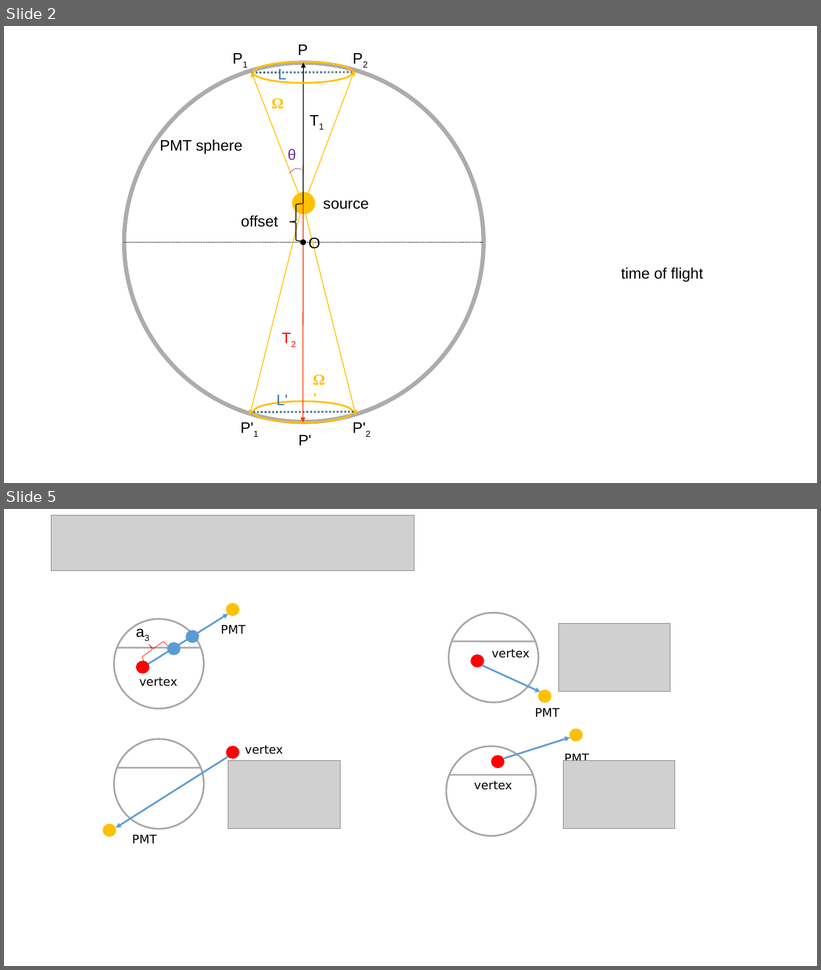
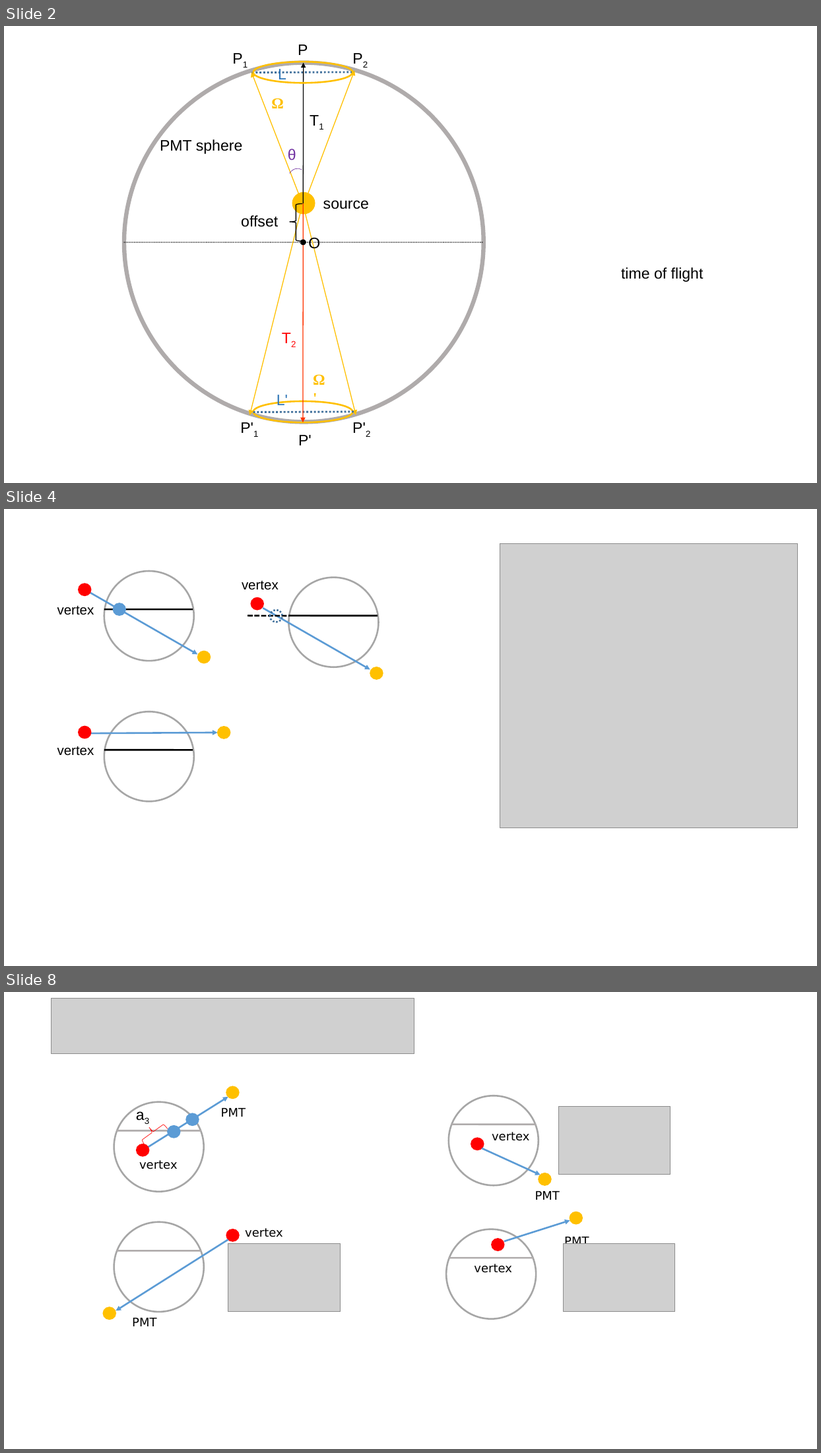
Before and after one commit to jhualberta/thesis, a slide deck: thesisPlots1.ppt. Shown one above the other, each under a label of ours: slides 2 and 5 before the commit, slides 2, 4 and 8 after it; the slides between them are not shown. The pictures are 821x970 and 821x1453 pixels, drawn with LibreOffice and Linux fonts; fonts in the diff are those of the drawing; grey boxes stand for pictures. Boxes give left, top, right and bottom in pixels: in the first picture for what was removed or moved away, otherwise in the second. Text is boxed around its words. In the diff, an @@ line names an element or a change of style, - is before the commit and + after.

```diff
--- a/thesisPlots1.ppt
+++ b/thesisPlots1.ppt
@@ slide 4 added at [4, 509, 817, 966], background #FFFFFF @@
@@ picture added at [500, 543, 797, 827] @@
@@ group added at [57, 571, 211, 663]: 4 ellipses, 1 arrow, 1 text, 1 line @@
+vertex
@@ group added at [242, 577, 383, 679]: 4 ellipses, 2 lines, 1 arrow, 1 text @@
+vertex
@@ group added at [57, 712, 230, 801]: 3 ellipses, 1 arrow, 1 text, 1 line @@
+vertex
@@ what was slide 5 is now slide 8 @@
```
Also in this commit, not shown: 3 slides changed, 5 other slides added, 17 other files.
